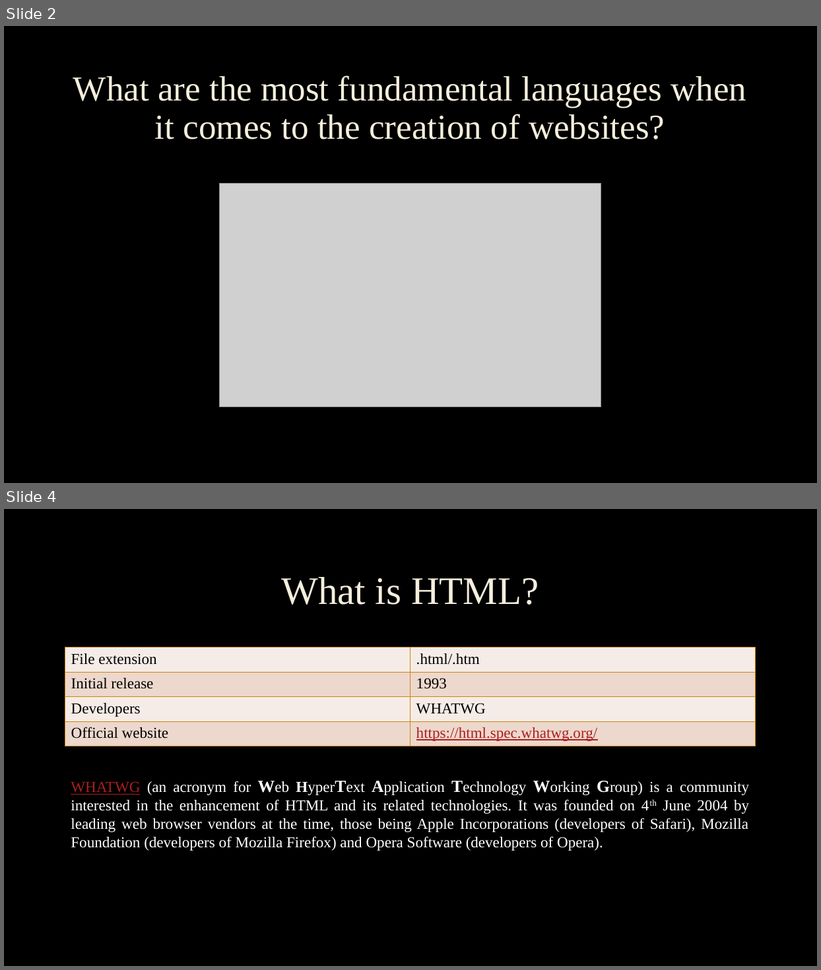
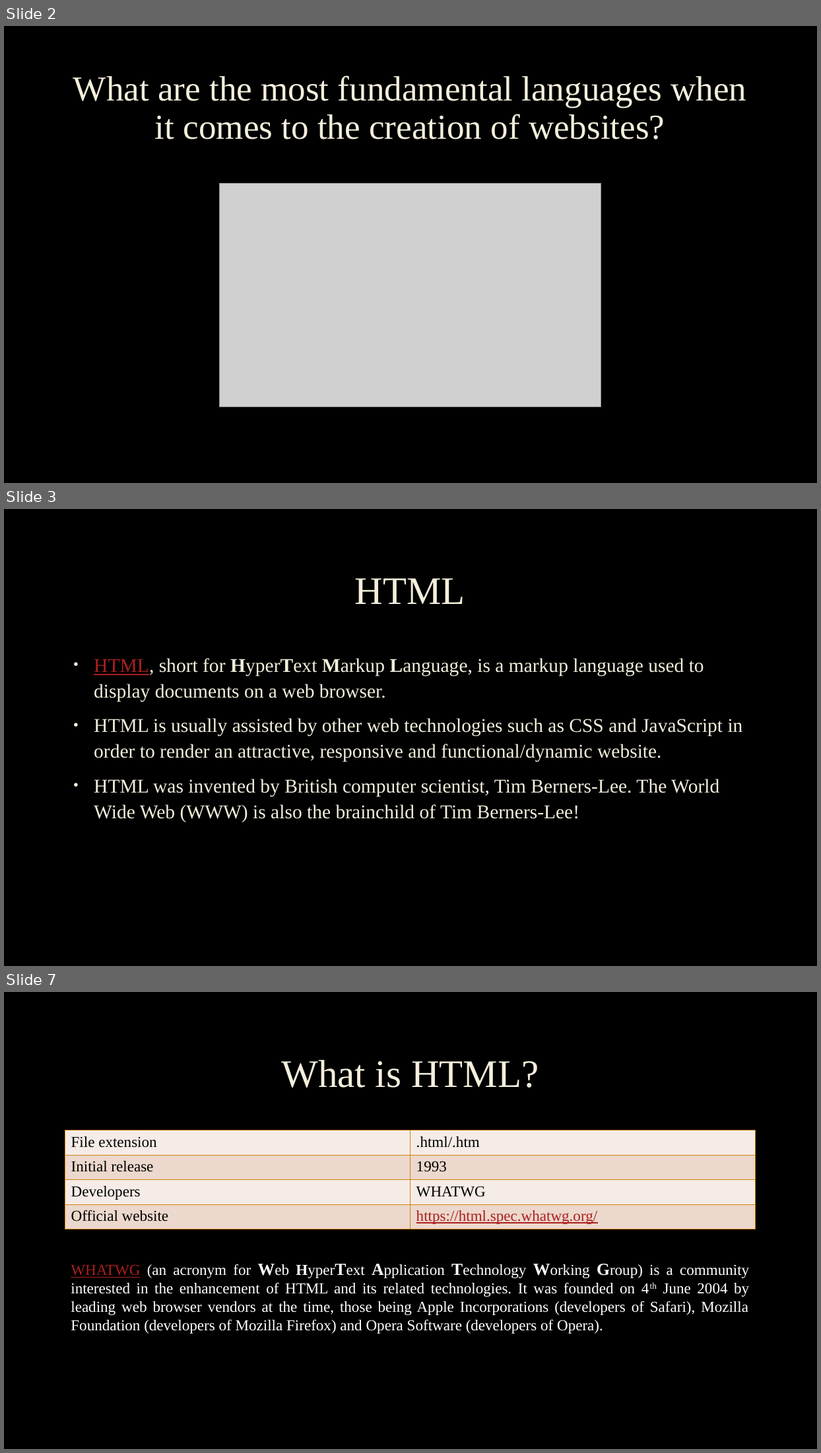
Before and after one commit to mandyfarrugia2001/webdevtuts, a slide deck: Presentations/4. Creating your first webpage using HTML.pptx. Shown one above the other, each under a label of ours: slides 2 and 4 before the commit, slides 2, 3 and 7 after it; the slides between them are not shown. The pictures are 821x970 and 821x1453 pixels, drawn with LibreOffice and Linux fonts; fonts in the diff are those of the drawing; grey boxes stand for pictures; background and template pictures are left out. Boxes give left, top, right and bottom in pixels: in the first picture for what was removed or moved away, otherwise in the second. Text is boxed around its words. In the diff, an @@ line names an element or a change of style, - is before the commit and + after.

Commit message:
Updated Presentation 4
Finished demonstrating examples of programming languages. Currently writing about the WWW and the very first web browser and first website.

```diff
--- a/Presentations/4. Creating your first webpage using HTML.pptx
+++ b/Presentations/4. Creating your first webpage using HTML.pptx
@@ slide 3 added at (4,509,817,966), background picture (left out) @@
@@ title added at (355,578,465,604), 46 pt, text #F4EEDC @@
+HTML
@@ text added at (94,658,743,823), 23 pt, text #F4EEDC @@
+• HTML, short for HyperText Markup Language, is a markup language used to display documents on a web browser.
+• HTML is usually assisted by other web technologies such as CSS and JavaScript in order to render an attractive, responsive and functional/dynamic website.
+• HTML was invented by British computer scientist, Tim Berners-Lee. The World Wide Web (WWW) is also the brainchild of Tim Berners-Lee!
@@ what was slide 4 is now slide 7 @@
```
Also in this commit, not shown: 1 slide changed, 3 other slides added, 1 slide removed.
